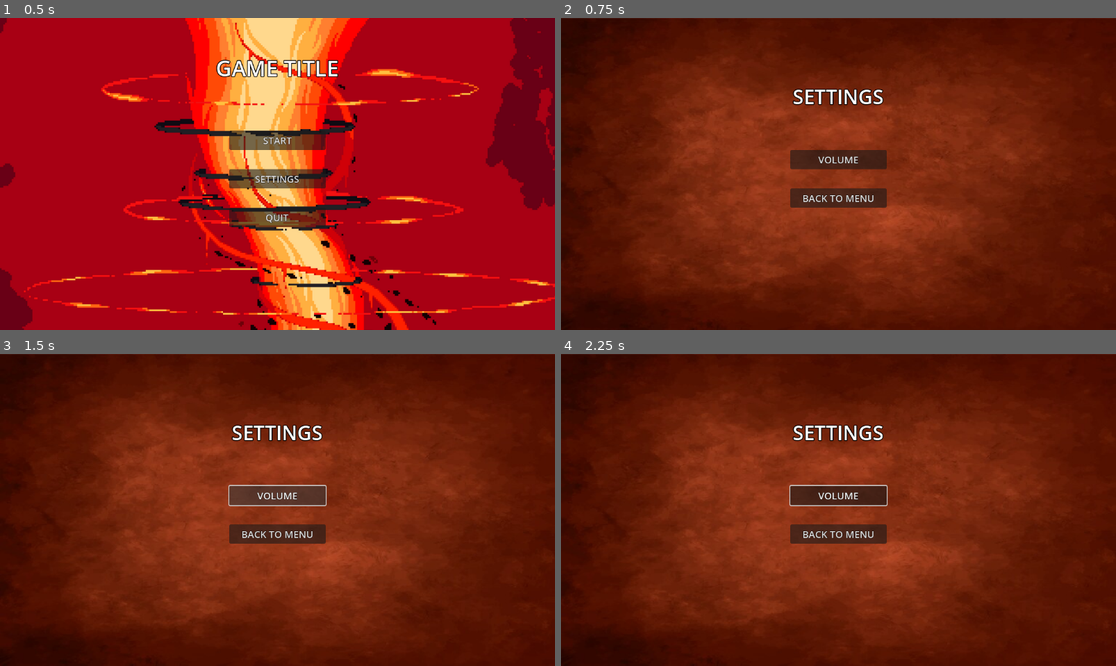
Above: before the commit, frames 1-4 (two rows, left to right).
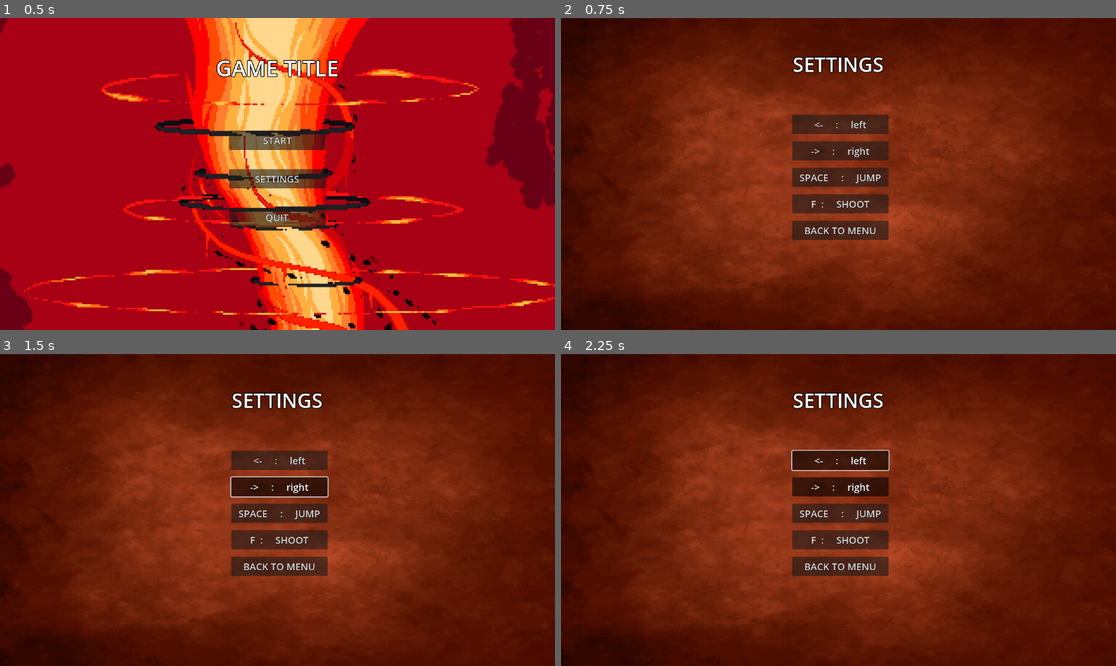
Above: after the commit, the same moments.

Repository: MatthieuSacquet/Jam-17-05-2024
Game: Godot game, scene res://MENU/MAIN_MENU/menu.tscn
Two runs of this game, one before a commit and one after it. Both use one fixed random seed, a clock stepped at 60 frames per second and the inputs below.
Inputs (mouse positions are in pixels of both pictures, inside the frame that each line leads up to):
- Up to frame 1 (0.5 s): no input
- Up to frame 2 (0.75 s): click "SETTINGS" at 0.5 s
- Up to frame 3 (1.5 s): click (277, 494) at 1.25 s, where only the run before the commit has a clickable "VOLUME"
- Up to frame 4 (2.25 s): click (838, 460) at 2 s, where only the run after the commit has a clickable "<- : left"

Frame 1 is identical in both runs. In frame 2, 6.3% of the frame differs, in the area x 41-60%, y 12-72%; in frame 3, 6.7%; in frame 4, 6.4%.

Commit message:
[ADD] settins Menu

Diff:
--- a/MENU_PRGRAME/JAM2/MENU/SETTINGS_MENU/settings_menu.tscn
+++ b/MENU_PRGRAME/JAM2/MENU/SETTINGS_MENU/settings_menu.tscn
@@ -1,9 +1,13 @@
-[gd_scene load_steps=4 format=3 uid="uid://cksl6hy4v4182"]
+[gd_scene load_steps=5 format=3 uid="uid://cksl6hy4v4182"]
 
 [ext_resource type="Script" path="res://MENU/SETTINGS_MENU/settings_menu.gd" id="1_7igdt"]
 [ext_resource type="Texture2D" uid="uid://dnprgnplv5s3s" path="res://BACKGROUND/settings.jpg" id="2_m81h4"]
 
 [sub_resource type="SystemFont" id="SystemFont_kv5o8"]
+
+[sub_resource type="SystemFont" id="SystemFont_jvcx7"]
+fallbacks = Array[Font]([null])
+font_names = PackedStringArray("Caladea")
 
 [node name="SETTINGS_MENU" type="Control"]
 layout_mode = 3
@@ -37,7 +41,7 @@
 
 [node name="VBoxContainer" type="VBoxContainer" parent="MarginContainer"]
 layout_mode = 2
-theme_override_constants/separation = 123
+theme_override_constants/separation = 56
 
 [node name="Separator" type="Control" parent="MarginContainer/VBoxContainer"]
 layout_mode = 2
@@ -60,25 +64,55 @@
 
 [node name="HBoxContainer" type="HBoxContainer" parent="MarginContainer"]
 layout_mode = 2
+theme_override_constants/separation = 8
 alignment = 1
+
+[node name="Separator" type="Control" parent="MarginContainer/HBoxContainer"]
+layout_mode = 2
 
 [node name="VBoxContainer" type="VBoxContainer" parent="MarginContainer/HBoxContainer"]
 layout_mode = 2
-theme_override_constants/separation = 20
+theme_override_constants/separation = 15
 alignment = 1
-
-[node name="Separator" type="Control" parent="MarginContainer/HBoxContainer/VBoxContainer"]
-layout_mode = 2
-
-[node name="Volume" type="Button" parent="MarginContainer/HBoxContainer/VBoxContainer"]
-custom_minimum_size = Vector2(200, 40)
-layout_mode = 2
-theme_override_constants/outline_size = 2
-theme_override_font_sizes/font_size = 20
-text = "VOLUME"
 
 [node name="Separator2" type="Control" parent="MarginContainer/HBoxContainer/VBoxContainer"]
 layout_mode = 2
+
+[node name="Volume2" type="Button" parent="MarginContainer/HBoxContainer/VBoxContainer"]
+custom_minimum_size = Vector2(50, 40)
+layout_mode = 2
+theme_override_constants/outline_size = 2
+theme_override_fonts/font = SubResource("SystemFont_jvcx7")
+theme_override_font_sizes/font_size = 20
+toggle_mode = true
+text = "<-     :     left"
+
+[node name="Volume3" type="Button" parent="MarginContainer/HBoxContainer/VBoxContainer"]
+custom_minimum_size = Vector2(50, 40)
+layout_mode = 2
+theme_override_constants/outline_size = 2
+theme_override_fonts/font = SubResource("SystemFont_jvcx7")
+theme_override_font_sizes/font_size = 20
+toggle_mode = true
+text = "->     :     right"
+
+[node name="Volume5" type="Button" parent="MarginContainer/HBoxContainer/VBoxContainer"]
+custom_minimum_size = Vector2(50, 40)
+layout_mode = 2
+theme_override_constants/outline_size = 2
+theme_override_fonts/font = SubResource("SystemFont_jvcx7")
+theme_override_font_sizes/font_size = 20
+toggle_mode = true
+text = "SPACE     :     JUMP"
+
+[node name="Volume4" type="Button" parent="MarginContainer/HBoxContainer/VBoxContainer"]
+custom_minimum_size = Vector2(50, 40)
+layout_mode = 2
+theme_override_constants/outline_size = 2
+theme_override_fonts/font = SubResource("SystemFont_jvcx7")
+theme_override_font_sizes/font_size = 20
+toggle_mode = true
+text = "F  :     SHOOT"
 
 [node name="back to menu" type="Button" parent="MarginContainer/HBoxContainer/VBoxContainer"]
 custom_minimum_size = Vector2(200, 40)
@@ -87,7 +121,13 @@
 theme_override_font_sizes/font_size = 20
 text = "BACK TO MENU"
 
-[connection signal="pressed" from="MarginContainer/HBoxContainer/VBoxContainer/Volume" to="." method="_on_volume_pressed"]
-[connection signal="pressed" from="MarginContainer/HBoxContainer/VBoxContainer/Volume" to="." method="_on_start_pressed"]
+[connection signal="pressed" from="MarginContainer/HBoxContainer/VBoxContainer/Volume2" to="." method="_on_start_pressed"]
+[connection signal="pressed" from="MarginContainer/HBoxContainer/VBoxContainer/Volume2" to="." method="_on_volume_pressed"]
+[connection signal="pressed" from="MarginContainer/HBoxContainer/VBoxContainer/Volume3" to="." method="_on_start_pressed"]
+[connection signal="pressed" from="MarginContainer/HBoxContainer/VBoxContainer/Volume3" to="." method="_on_volume_pressed"]
+[connection signal="pressed" from="MarginContainer/HBoxContainer/VBoxContainer/Volume5" to="." method="_on_start_pressed"]
+[connection signal="pressed" from="MarginContainer/HBoxContainer/VBoxContainer/Volume5" to="." method="_on_volume_pressed"]
+[connection signal="pressed" from="MarginContainer/HBoxContainer/VBoxContainer/Volume4" to="." method="_on_start_pressed"]
+[connection signal="pressed" from="MarginContainer/HBoxContainer/VBoxContainer/Volume4" to="." method="_on_volume_pressed"]
+[connection signal="pressed" from="MarginContainer/HBoxContainer/VBoxContainer/back to menu" to="." method="_on_back_to_menu_pressed"]
 [connection signal="pressed" from="MarginContainer/HBoxContainer/VBoxContainer/back to menu" to="." method="_on_settings_pressed"]
-[connection signal="pressed" from="MarginContainer/HBoxContainer/VBoxContainer/back to menu" to="." method="_on_back_to_menu_pressed"]
